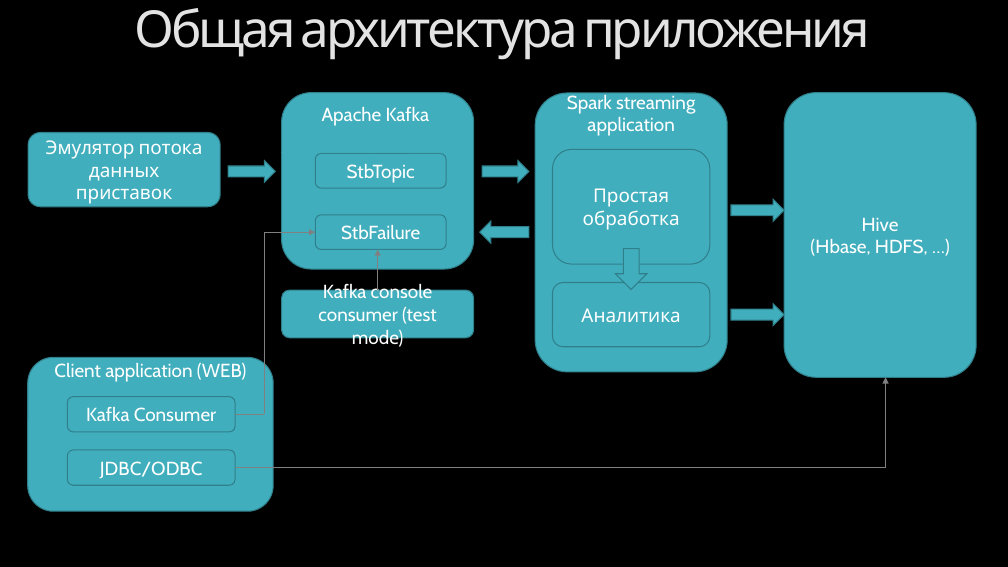
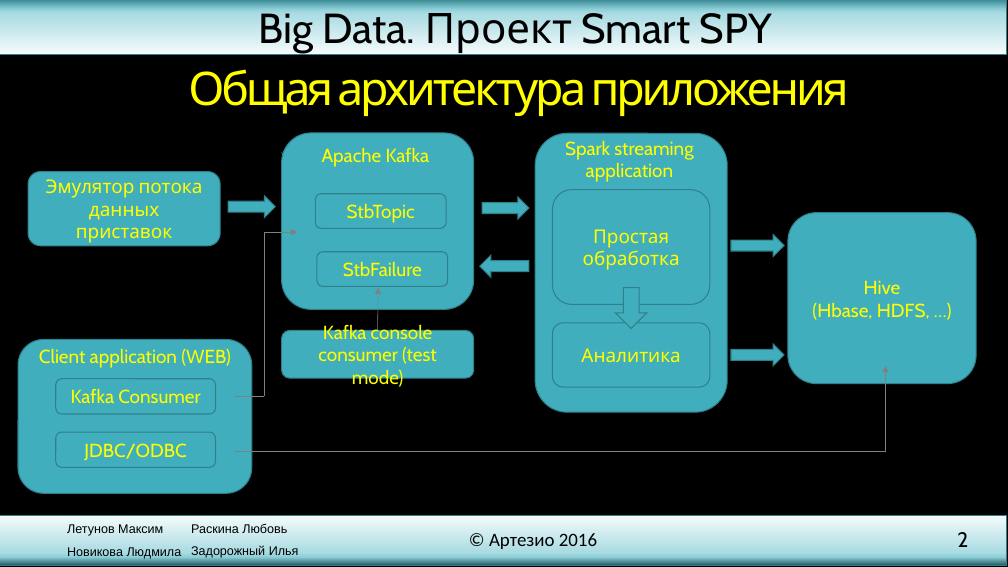
Before and after one commit to SmallDev/TestSmart, a slide deck: slide 2 of presentation.pptx (slide 1 before the commit). Drawn at 1008x567 pixels with LibreOffice and Linux fonts; fonts in the diff are those of the drawing; background and template pictures are left out. Boxes give left, top, right and bottom in pixels: in the first picture for what was removed or moved away, otherwise in the second. Text is boxed around its words. In the diff, an @@ line names an element or a change of style, - is before the commit and + after.

Commit message:
add layout and requirements slide

```diff
--- a/presentation.pptx
+++ b/presentation.pptx
@@ rectangle added at bbox=[0, 0, 1006, 54], fill gradient #31828E to #8DCFD8 to #A9DBE2 to #F5FBFC, outline #30818C 1 pt @@
@@ text added at bbox=[258, 4, 772, 55], 40 pt, text #000000 @@
+Big Data. Проект Smart SPY
@@ title "Общая архитектура приложения": place and size @@
-title "Общая архитектура приложения" at bbox=[583, 19, 870, 60]
+title "Общая архитектура приложения" at bbox=[141, 61, 897, 133]
@@ title "Общая архитектура приложения" at bbox=[141, 61, 897, 133]: size 48.6 to 44.1 pt, text colour gradient #969696 to #E3E3E3 to #FFFFFF to #FFFF00 @@
@@ text "Apache Kafka": place and size @@
-text "Apache Kafka" at bbox=[322, 107, 430, 126]
+text "Apache Kafka" at bbox=[322, 148, 430, 167]
@@ text "Spark streaming application": place and size @@
-text "Spark streaming application" at bbox=[567, 95, 695, 136]
+text "Spark streaming application" at bbox=[565, 141, 693, 182]
@@ line removed from (283, 152) to (473, 154) @@
@@ line moved from (265, 414) - (265, 232) to (265, 396) - (265, 232) @@
@@ arrow moved from (265, 232) - (315, 232) to (265, 232) - (297, 232) @@
@@ text colour #FFFFFF to #FFFF00 in 12 elements at bbox=[39, 349, 230, 368], bbox=[56, 379, 216, 414], bbox=[56, 432, 216, 467], bbox=[317, 252, 448, 287], bbox=[28, 172, 220, 246], bbox=[553, 190, 710, 305], bbox=[553, 323, 710, 387], bbox=[315, 194, 446, 228], bbox=[282, 330, 474, 378], bbox=[322, 148, 430, 167], bbox=[565, 141, 693, 182], bbox=[788, 212, 976, 383] @@
@@ rounded rectangle "Hive": place and size @@
-rounded rectangle "Hive" at bbox=[784, 93, 976, 378]
+rounded rectangle "Hive" at bbox=[788, 212, 976, 383]
@@ 4 right arrows, 1 rounded rectangle, 1 arrow: place and size @@
-4 right arrows, 1 rounded rectangle, 1 arrow at bbox=[228, 160, 784, 290]
+4 right arrows, 1 rounded rectangle, 1 arrow at bbox=[228, 196, 784, 330]
@@ rounded rectangle: place and size @@
-rounded rectangle at bbox=[28, 358, 274, 512]
+rounded rectangle at bbox=[18, 340, 252, 494]
@@ text "Client application (WEB)": place and size @@
-text "Client application (WEB)" at bbox=[54, 363, 246, 382]
+text "Client application (WEB)" at bbox=[39, 349, 230, 368]
@@ 7 rounded rectangles, 1 down arrow, 1 right arrow: place and size @@
-7 rounded rectangles, 1 down arrow, 1 right arrow at bbox=[28, 93, 784, 372]
+7 rounded rectangles, 1 down arrow, 1 right arrow at bbox=[28, 133, 784, 412]
@@ rounded rectangle "Kafka Consumer": place and size @@
-rounded rectangle "Kafka Consumer" at bbox=[67, 397, 235, 433]
+rounded rectangle "Kafka Consumer" at bbox=[56, 379, 216, 414]
@@ arrow moved from (885, 468) - (885, 377) to (885, 451) - (885, 366) @@
@@ line moved from (235, 414) - (265, 414) to (235, 396) - (265, 396) @@
@@ rounded rectangle "JDBC/ODBC": place and size @@
-rounded rectangle "JDBC/ODBC" at bbox=[67, 450, 235, 485]
+rounded rectangle "JDBC/ODBC" at bbox=[56, 432, 216, 467]
@@ line moved from (235, 468) - (885, 468) to (235, 451) - (885, 451) @@
@@ rectangle added at bbox=[0, 515, 1006, 566], fill gradient #F5FBFC to #A9DBE2 to #8DCFD8 to #20575E, outline #30818C 1 pt @@
@@ text added at bbox=[67, 524, 182, 559], 12 pt, text #000000 @@
+Летунов Максим
+Новикова Людмила
@@ text added at bbox=[191, 524, 299, 558], 12 pt, text #000000 @@
+Раскина Любовь
+Задорожный Илья
@@ text added at bbox=[489, 533, 597, 549], 18 pt, text #000000 @@
+© Артезио 2016
@@ page number added at bbox=[957, 532, 968, 547], 20 pt, text #000000 @@
+2
```
Also in this commit, not shown: 2 other slides changed, 2 slides added.
